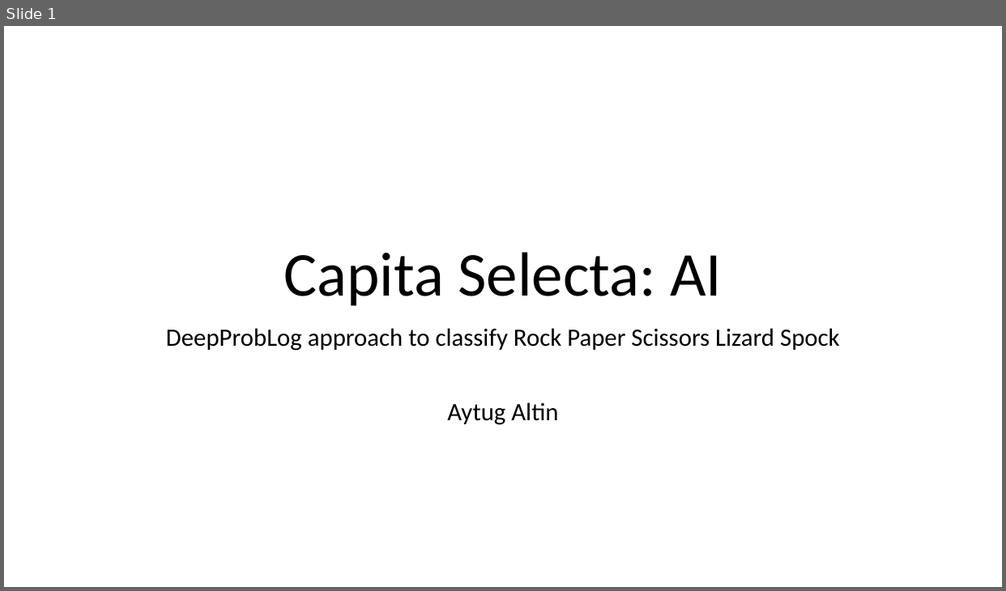
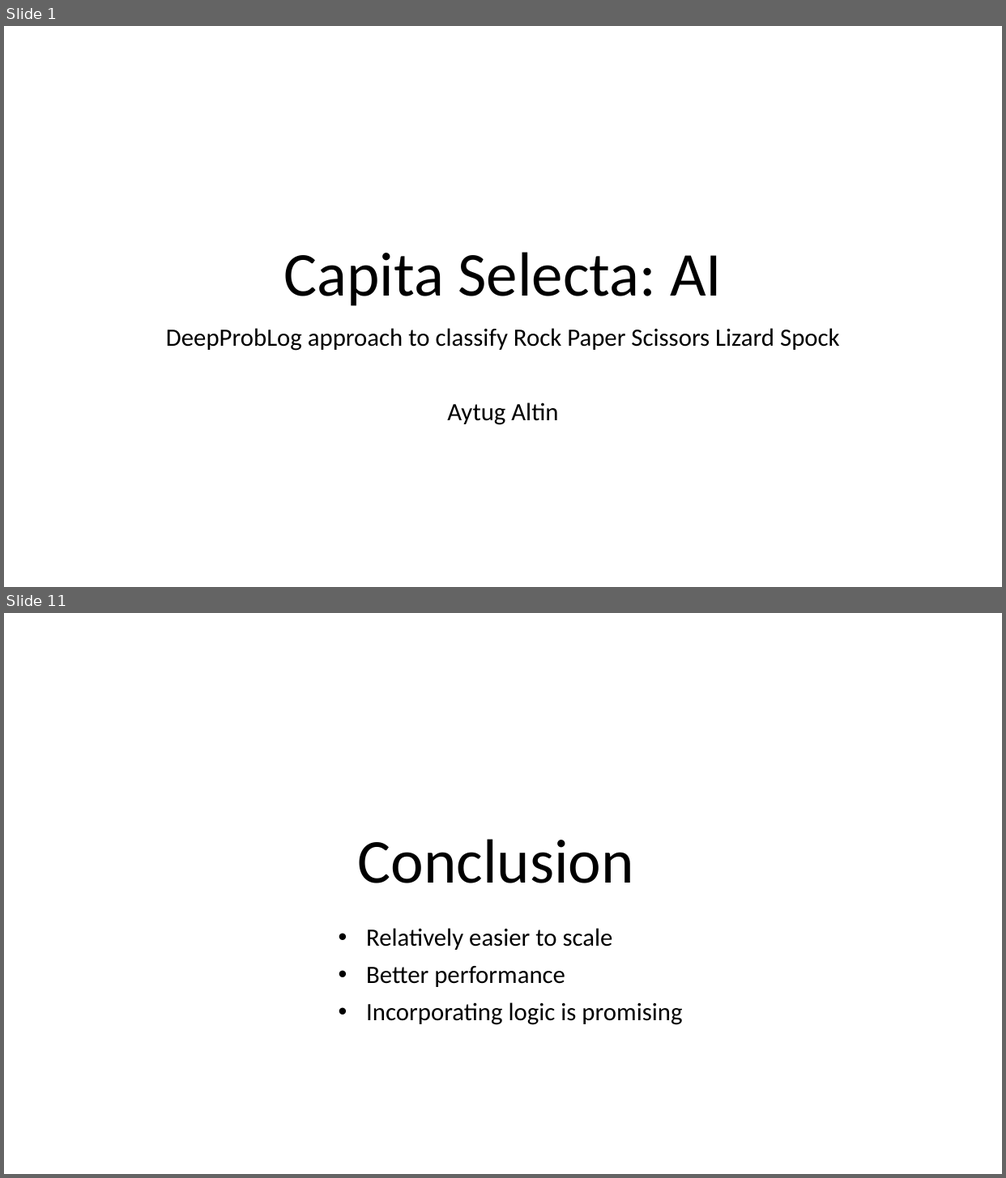
Before and after one commit to AytugAltin/ProblogRPSLS, a slide deck: Capita Selecta.pptx. Shown one above the other, each under a label of ours: slide 1 before the commit, slides 1 and 11 after it; the slides between them are not shown. The pictures are 1006x591 and 1006x1178 pixels, drawn with LibreOffice and Linux fonts; fonts in the diff are those of the drawing. Boxes give left, top, right and bottom in pixels: in the first picture for what was removed or moved away, otherwise in the second. Text is boxed around its words. In the diff, an @@ line names an element or a change of style, - is before the commit and + after.

```diff
--- a/Capita Selecta.pptx
+++ b/Capita Selecta.pptx
@@ slide 11 added at (4, 613, 1002, 1174), background #FFFFFF @@
@@ title added at (357, 839, 633, 884), 60 pt, text #000000 @@
+Conclusion
@@ subtitle added at (366, 928, 682, 1025), 24 pt, text #000000 @@
+• Relatively easier to scale
+• Better performance
+• Incorporating logic is promising
```
Also in this commit, not shown: 13 other slides added, 1 slide removed, 4 other files.
